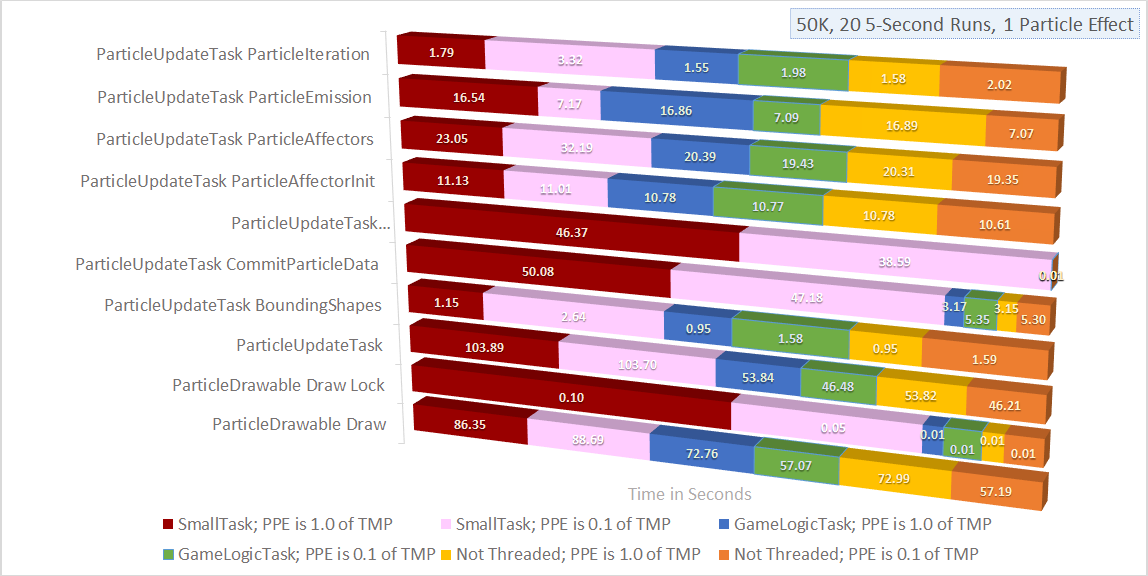
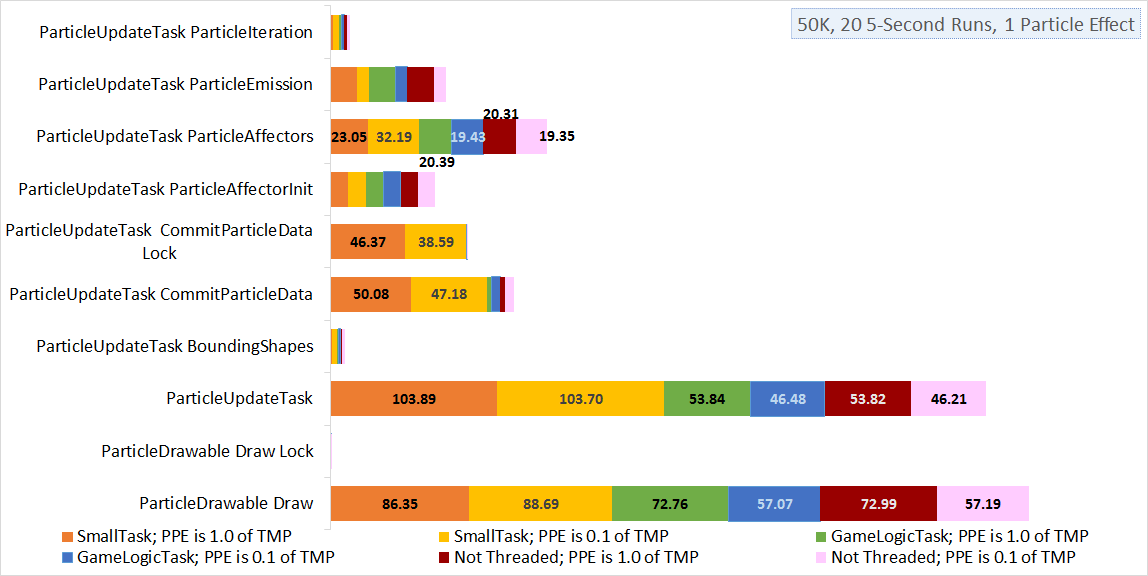
Layers edited between the first and the second (1148, 576) image:
added layer "Layer 4" above "Layer 3" over left=1, top=0, right=1147, bottom=575
